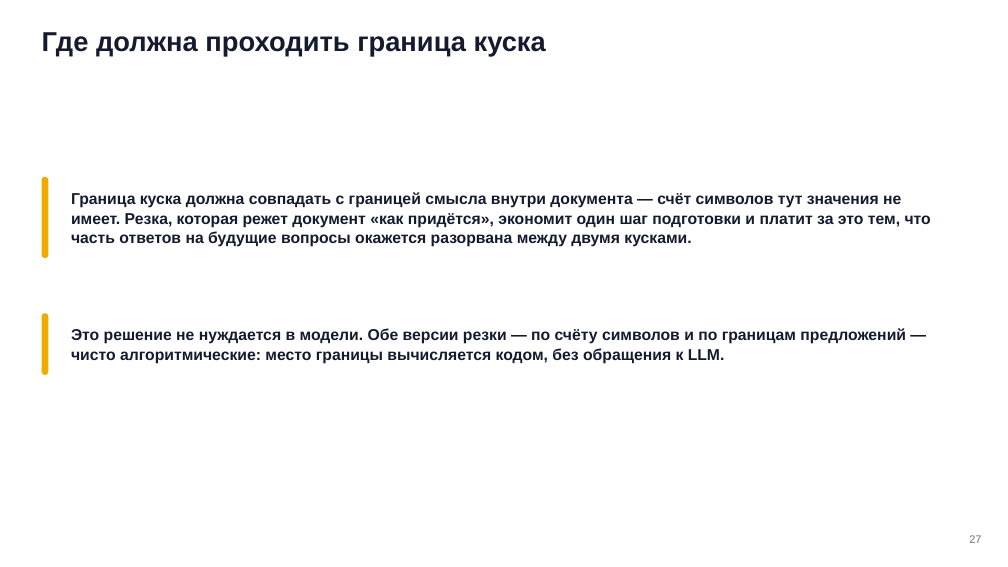
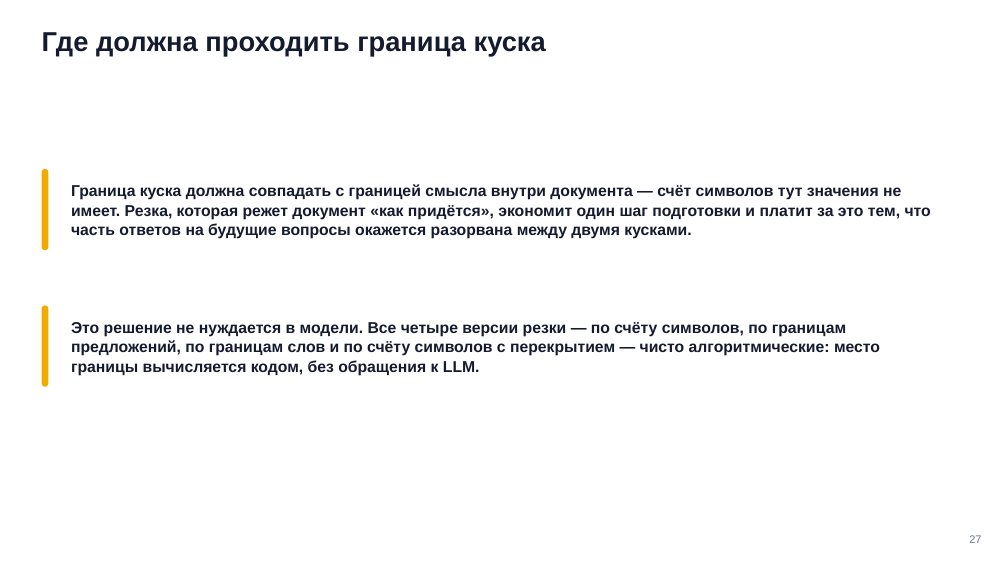
Before and after one commit to tellina-study/AI-usage-lessons, a slide deck: slide 27 of library/seminars/sem-10/rendered/sem-10.pptx. Drawn at 1008x567 pixels with LibreOffice and Linux fonts; fonts in the diff are those of the drawing. Boxes give left, top, right and bottom in pixels: in the first picture for what was removed or moved away, otherwise in the second. Text is boxed around its words. In the diff, an @@ line names an element or a change of style, - is before the commit and + after.

```diff
--- a/library/seminars/sem-10/rendered/sem-10.pptx
+++ b/library/seminars/sem-10/rendered/sem-10.pptx
@@ rounded rectangle: place and size @@
-rounded rectangle at bbox=[42, 177, 48, 258]
+rounded rectangle at bbox=[42, 169, 48, 250]
@@ text "Граница куска должна совпадать с ...": place and size @@
-text "Граница куска должна совпадать с ..." at bbox=[71, 192, 931, 247]
+text "Граница куска должна совпадать с ..." at bbox=[71, 184, 931, 239]
@@ rounded rectangle: place and size @@
-rounded rectangle at bbox=[42, 313, 48, 375]
+rounded rectangle at bbox=[42, 306, 48, 386]
@@ text at bbox=[71, 322, 880, 376]: text changed @@
-Это решение не нуждается в модели. Обе версии резки — по счёту символов и по границам предложений — чисто алгоритмические: место границы вычисляется кодом, без обращения к LLM.
+Это решение не нуждается в модели. Все четыре версии резки — по счёту символов, по границам предложений, по границам слов и по счёту символов с перекрытием — чисто алгоритмические: место границы вычисляется кодом, без обращения к LLM.
```
Also in this commit, not shown: 8 other slides changed, 24 other files.
